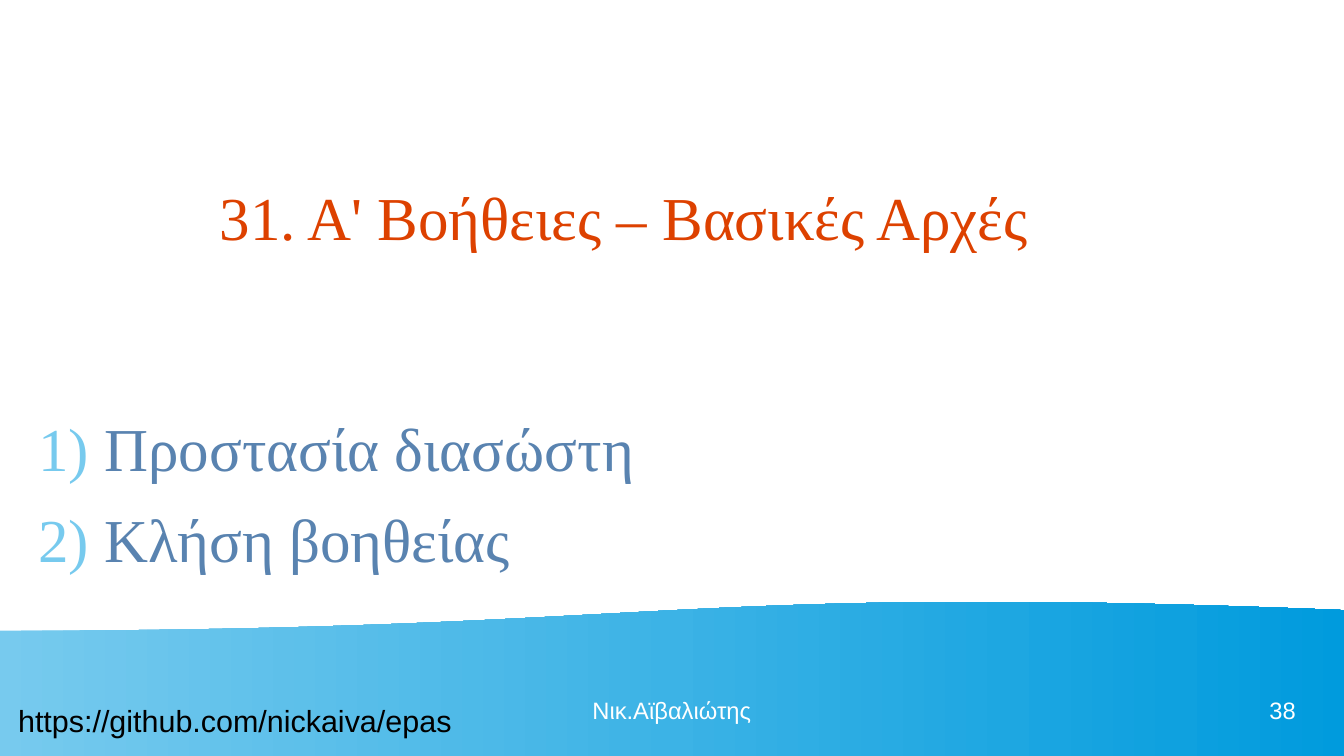
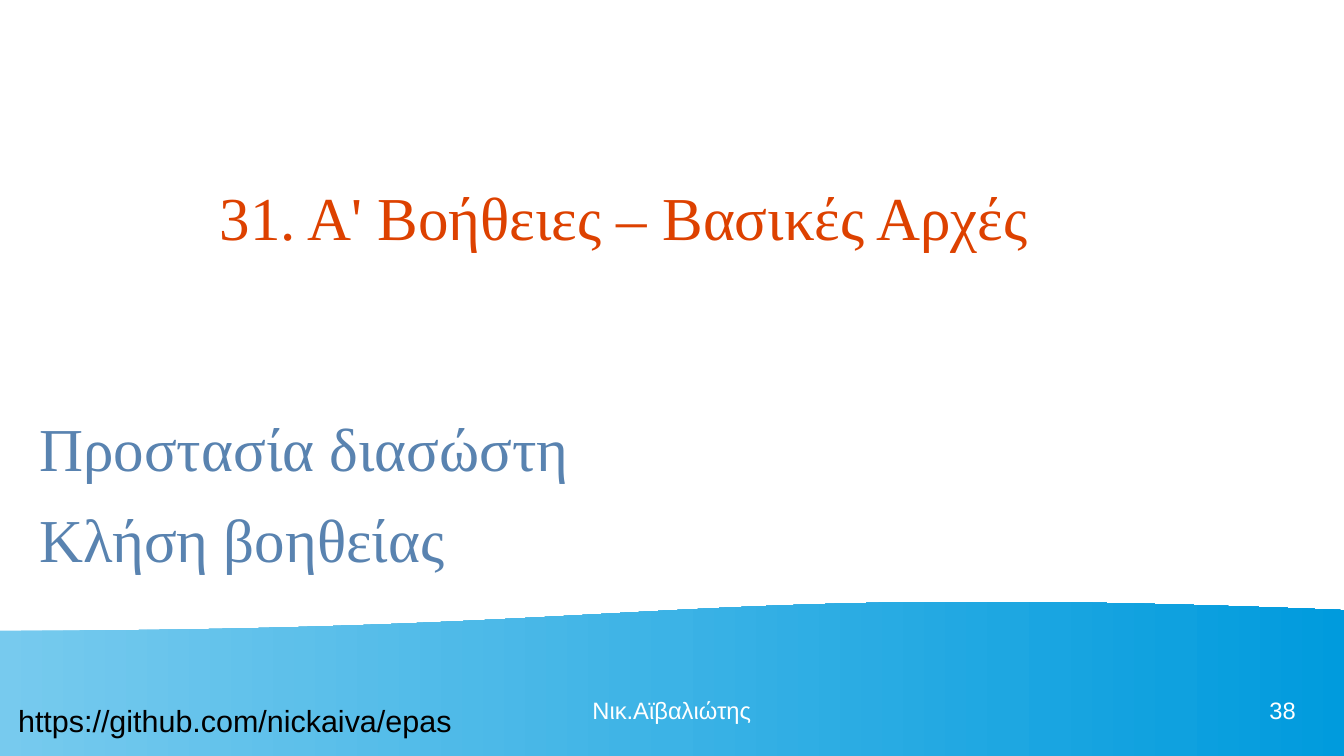
Before and after one commit to nickaiva/epas, a slide deck: slide 38 of ΠΕΡΙΒΑΛΛΟΝ ΕΡΓΑΣΙΑΣ.odp. Drawn at 1344x756 pixels with LibreOffice and Linux fonts; fonts in the diff are those of the drawing. Boxes give left, top, right and bottom in pixels: in the first picture for what was removed or moved away, otherwise in the second. Text is boxed around its words. In the diff, an @@ line names an element or a change of style, - is before the commit and + after.

```diff
--- a/ΠΕΡΙΒΑΛΛΟΝ ΕΡΓΑΣΙΑΣ.odp
+++ b/ΠΕΡΙΒΑΛΛΟΝ ΕΡΓΑΣΙΑΣ.odp
@@ text "Προστασία διασώστη" at bbox=[39, 428, 569, 574]: bullet 1) to none @@
```
Also in this commit, not shown: 4 other slides changed, 1 other file.
